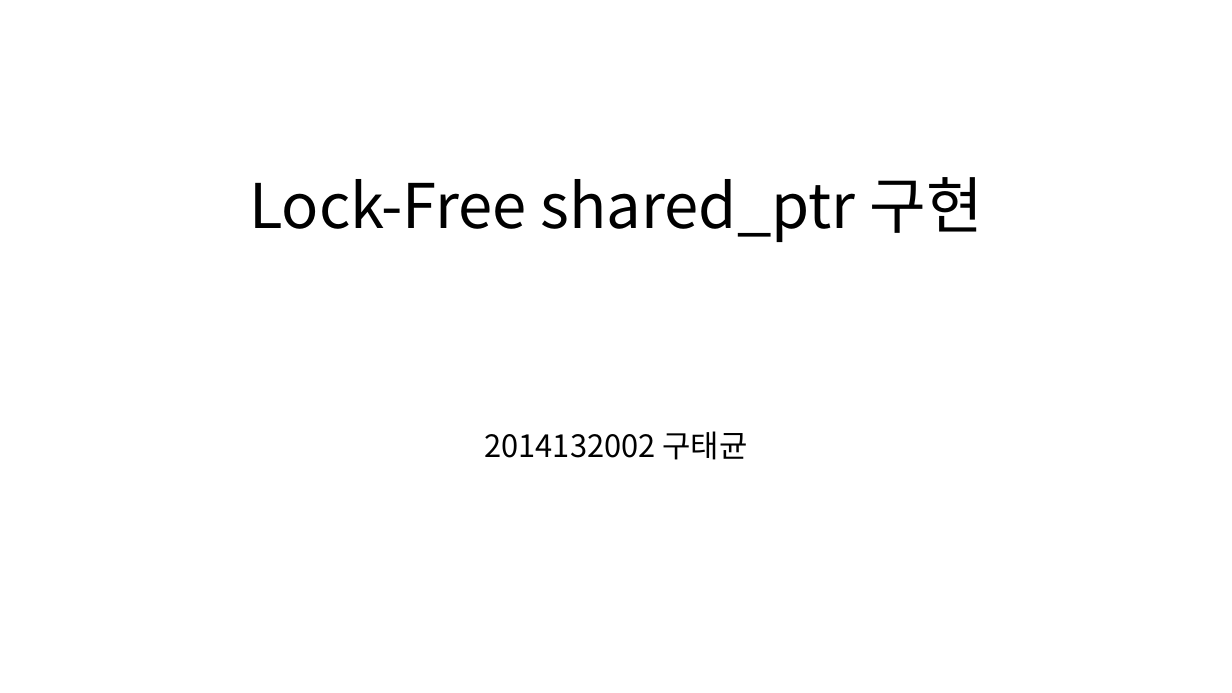
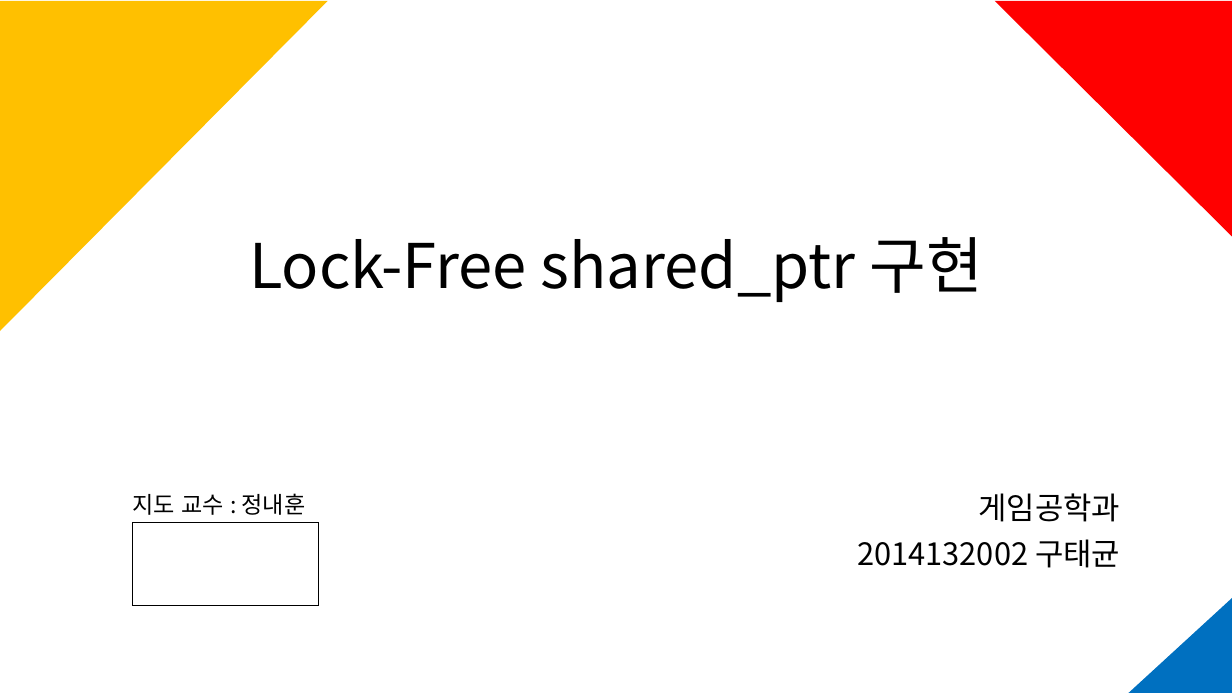
Before and after one commit to KU-t/1920-thesis, a slide deck: slide 1 of 졸업작품 제안서/제안서191203ver.1.pptx. Drawn at 1232x693 pixels with LibreOffice and Linux fonts; fonts in the diff are those of the drawing. Boxes give left, top, right and bottom in pixels: in the first picture for what was removed or moved away, otherwise in the second. Text is boxed around its words. In the diff, an @@ line names an element or a change of style, - is before the commit and + after.

```diff
--- a/졸업작품 제안서/제안서191203ver.1.pptx
+++ b/졸업작품 제안서/제안서191203ver.1.pptx
@@ triangle added at (0,1,328,331), fill #FFC000 @@
@@ triangle added at (994,1,1232,237), fill #FF0000 @@
@@ title "Lock-Free shared_ptr 구현": place and size @@
-title "Lock-Free shared_ptr 구현" at (249,177,983,242)
+title "Lock-Free shared_ptr 구현" at (249,237,983,302)
@@ text added at (132,493,306,515), 18 pt, text #000000 @@
+지도 교수 : 정내훈
@@ subtitle "게임공학과": place and size @@
-subtitle "게임공학과" at (485,431,747,460)
+subtitle "게임공학과" at (857,493,1120,568)
@@ subtitle at (978,493,1120,522): paragraph added @@
+게임공학과
@@ rectangle added at (132,522,318,605), outline #000000 1 pt @@
@@ subtitle at (857,539,1120,568): alignment centre to right @@
@@ triangle added at (1129,599,1232,693), fill #0070C0, outline #0070C0 1 pt @@
```
Also in this commit, not shown: 11 other slides changed, 3 slides added, 3 slides removed, 21 other files.
